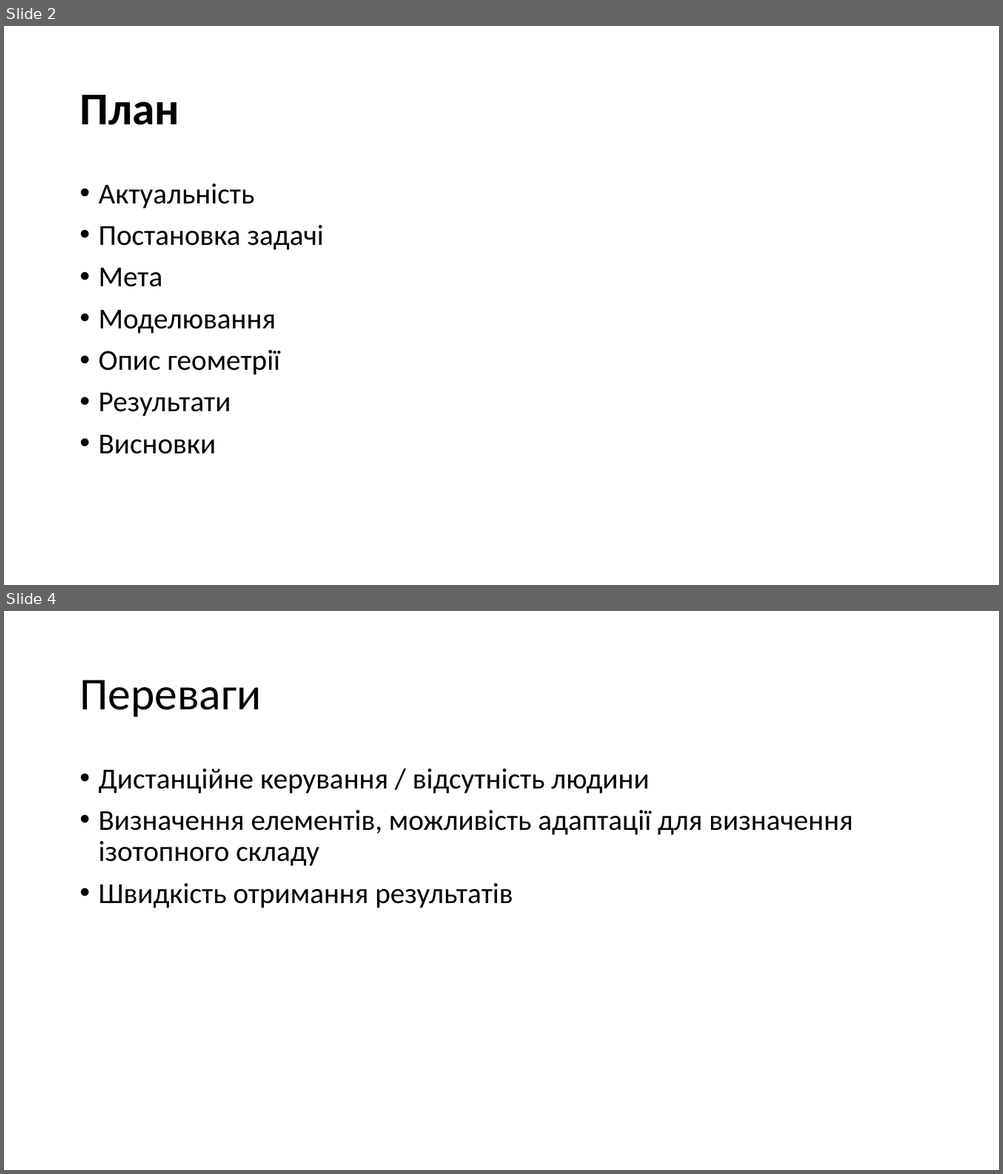
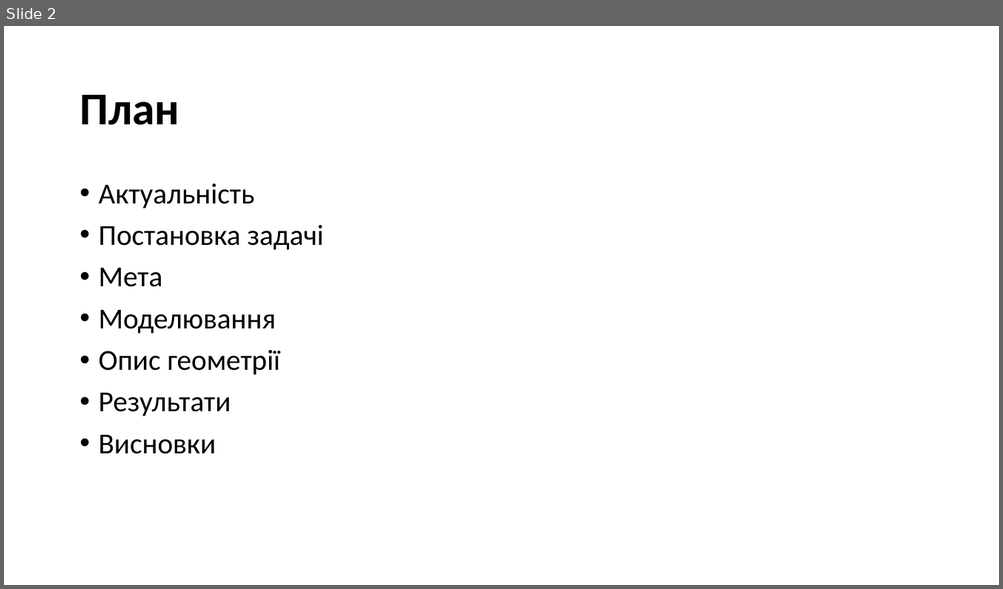
Before and after one commit to npd2020/diploms, a slide deck: v.haponov/Presentation/Valentyn_Haponov.pptx. Shown one above the other, each under a label of ours: slides 2 and 4 before the commit, slide 2 after it; the slides between them are not shown. The pictures are 1003x1174 and 1003x589 pixels, drawn with LibreOffice and Linux fonts; fonts in the diff are those of the drawing. Boxes give left, top, right and bottom in pixels: in the first picture for what was removed or moved away, otherwise in the second. Text is boxed around its words. In the diff, an @@ line names an element or a change of style, - is before the commit and + after.

```diff
--- a/v.haponov/Presentation/Valentyn_Haponov.pptx
+++ b/v.haponov/Presentation/Valentyn_Haponov.pptx
@@ slide 4 removed at box(4, 611, 999, 1170), background #FFFFFF @@
@@ title removed at box(79, 680, 261, 717) @@
-Переваги
@@ text removed at box(99, 769, 853, 908) @@
-• Дистанційне керування / відсутність людини
-• Визначення елементів, можливість адаптації для визначення ізотопного складу
-• Швидкість отримання результатів
```
Also in this commit, not shown: 2 slides added, 1 other slide removed, 1 other file.
